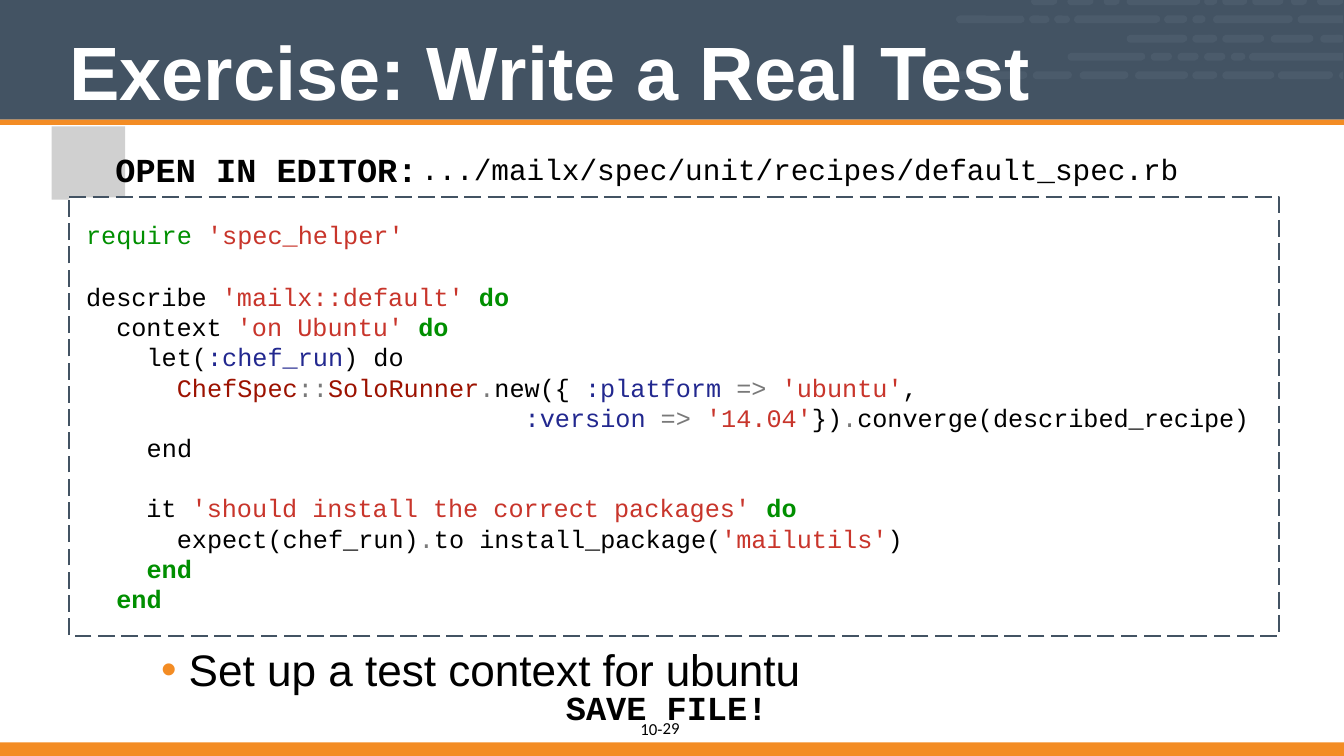
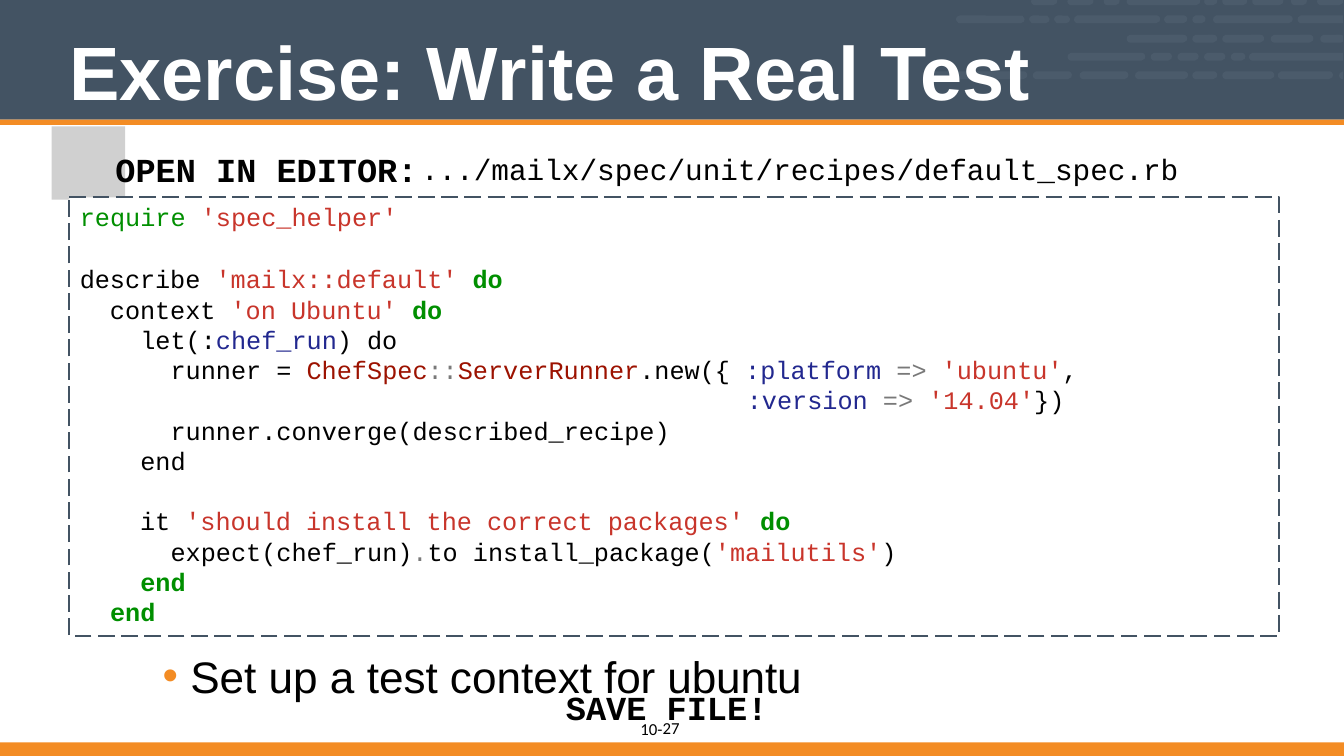
Before and after one commit to vinyar/chef-intermediate, a slide deck: slide 27 of 10-introduction_to_chefspec.pptx (slide 29 before the commit). Drawn at 1344x756 pixels with LibreOffice and Linux fonts; fonts in the diff are those of the drawing; grey boxes stand for pictures. Boxes give left, top, right and bottom in pixels: in the first picture for what was removed or moved away, otherwise in the second. Text is boxed around its words. In the diff, an @@ line names an element or a change of style, - is before the commit and + after.

```diff
--- a/10-introduction_to_chefspec.pptx
+++ b/10-introduction_to_chefspec.pptx
@@ text "require 'spec_helper'": place and size @@
-text "require 'spec_helper'" at bbox=[86, 225, 1249, 609]
+text "require 'spec_helper'" at bbox=[80, 208, 1078, 622]
@@ text at bbox=[140, 330, 397, 471]: text colour #22288F to #000000 in "let(:chef_run)"; letter spacing 0.1 to 0 pt in "end"; indent changed @@
@@ text at bbox=[171, 361, 1078, 446]: text changed @@
-ChefSpec::SoloRunner.new({ :platform => 'ubuntu',
-:version => '14.04'}).converge(described_recipe)
+runner = ChefSpec::ServerRunner.new({ :platform => 'ubuntu',
+:version => '14.04'})
+runner.converge(described_recipe)
@@ text "Set up a test context ...": place and size @@
-text "Set up a test context ..." at bbox=[189, 654, 800, 695]
+text "Set up a test context ..." at bbox=[190, 661, 801, 701]
@@ page number at bbox=[663, 723, 680, 734]: text changed @@
-29
+27
```
Also in this commit, not shown: 14 other slides changed, 2 slides removed.
